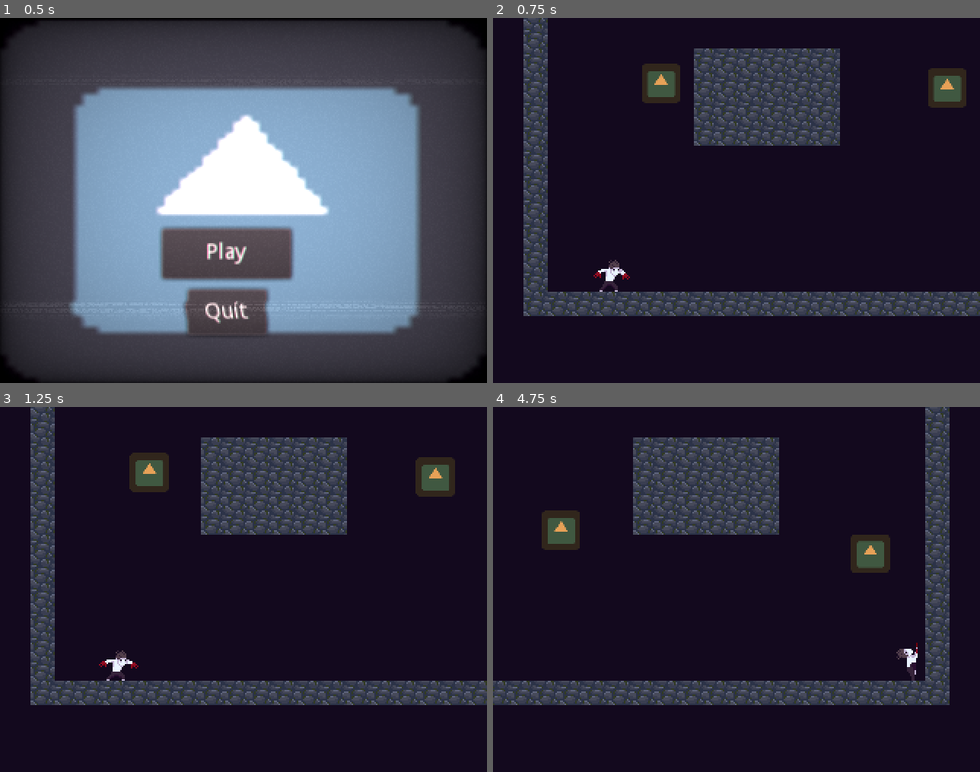
Above: before the commit, frames 1-4 (two rows, left to right).
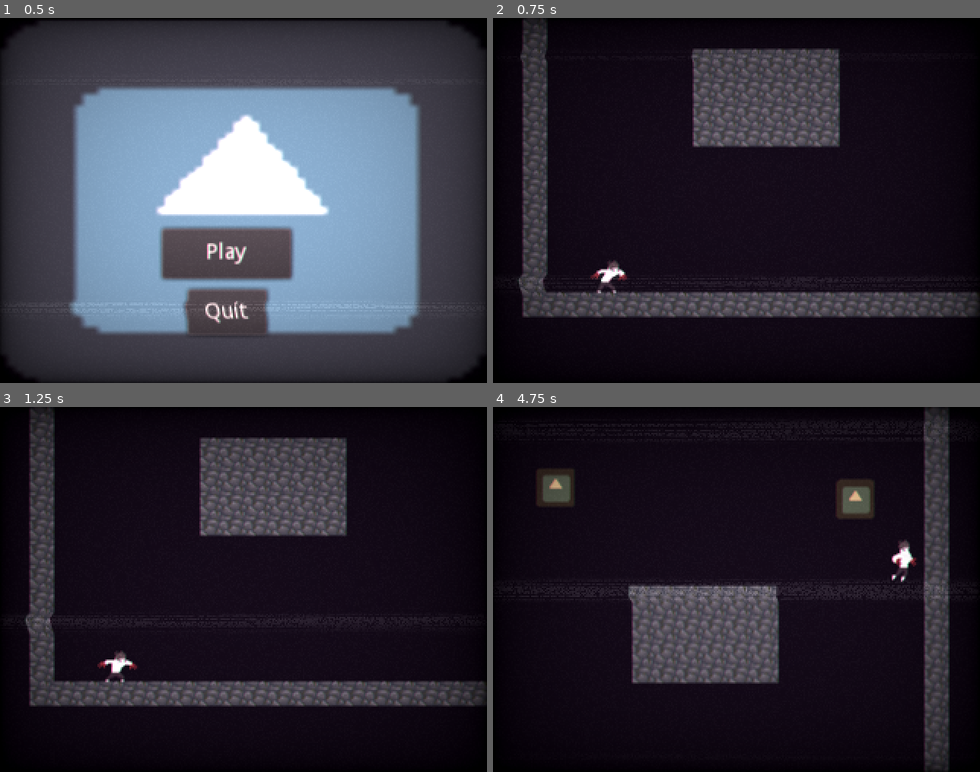
Above: after the commit, the same moments.

Repository: Luxxdev/GameJamPlus
Game: Godot game, scene res://Scenes/TitleScreen.tscn
The game is run twice, just before and just after one commit, with the same random seed, the same clock (stepped at 60 frames per second) and the same inputs. The engine's default icon, where the game draws it, is replaced by a stand-in: a white triangle on a blue panel in a dark square.
Inputs:
- Up to frame 1 (0.5 s): no input
- Up to frame 2 (0.75 s): click "Play" at 0.5 s
- Up to frame 3 (1.25 s): no input
- Up to frame 4 (4.75 s): hold Right (ui_right) 1.28-2.78 s; tap Space (Jump) at 1.35, 1.52, 1.82, 2.27, 2.3, 2.57, 2.85, 3.77, 3.8, 4.07, 4.35, 4.52 s; tap C (Dash) at 2.1, 3.6 s; hold Left (ui_left) 2.78-3.53 s; hold Right (ui_right) from 3.53 s (still down)

Frame 1 is identical in both runs. In frame 2, 15% of the frame differs, in the area x 0-100%, y 0-100%; in frame 3, 15%; in frame 4, 32%.

Commit message:
animations

Diff:
--- a/Scenes/TestScene.tscn
+++ b/Scenes/TestScene.tscn
@@ -66,7 +66,6 @@
 [node name="Node2D" type="Node2D"]
 
 [node name="CanvasLayer" type="CanvasLayer" parent="."]
-visible = false
 
 [node name="shader" type="ColorRect" parent="CanvasLayer"]
 material = SubResource( 5 )
@@ -118,7 +117,7 @@
 tile_data = PoolIntArray( -24903680, 0, 0, -24903661, 0, 0, -24838144, 0, 0, -24838125, 0, 0, -24772608, 0, 0, -2477258 …(29044 unchanged characters)…
 
 [node name="EnemySpawner" parent="." instance=ExtResource( 4 )]
-position = Vector2( 177, 112 )
+position = Vector2( 174, -14 )
 
 [node name="CollisionShape2D" parent="EnemySpawner/Area2D" index="0"]
 position = Vector2( -18, 0 )
--- a/Scripts/PlayerScript.gd
+++ b/Scripts/PlayerScript.gd
@@ -51,11 +51,9 @@
 	moveDir = Vector2(0,0)
 	if Input.is_action_pressed("ui_right") and !falling and inputEnabled:
 		moveDir.x = 1
-		lastXMovement = 1
 		move()
 	elif Input.is_action_pressed("ui_left") and !falling and inputEnabled:
 		moveDir.x = -1
-		lastXMovement = -1
 		move()
 	if Input.is_action_pressed("ui_up") and _check_is_valid_wall() and !falling and inputEnabled:
 		moveDir.y = -1
@@ -65,6 +63,12 @@
 		moveDir.y = 1
 #		moveDir.x = 0
 		move()
+
+	if motion.x > 0.1:
+		lastXMovement = 1
+	elif motion.x < -0.1:
+		lastXMovement = -1
+
 
 	if moveDir == Vector2(0,0):
 #		if is_on_floor():
@@ -131,6 +135,8 @@
 	else:
 		motion = move_and_slide(motion, UP)
 	HandleAnimations()
+	print(motion.x)
+
 
 func move():
 #	if invertControls:
@@ -236,39 +242,64 @@
 	canJump = false #IF não acertar um inimigo
 
 func HandleAnimations():
-	print(is_on_floor())
-	if moveDir.x > 0 and is_on_floor():
+	if Input.is_action_pressed("ui_right") and is_on_floor():
 		animPlayer.play("Run")
 		sprite.flip_h = false
-	elif moveDir.x < 0 and is_on_floor():
+	elif Input.is_action_pressed("ui_left") and is_on_floor():
 		animPlayer.play("Run")
 		sprite.flip_h = true
 	elif is_on_floor():
 		animPlayer.play("Idle")
-		sprite.flip_v = false
+		if lastXMovement > 0:
+			sprite.flip_h = false
+		elif lastXMovement < 0:
+			sprite.flip_h = true
+
 	elif _check_is_valid_wall():
 		if wallDirection == -1:
-			animPlayer.play("Climb")
-			sprite.flip_h = false
+			sprite.flip_h = false
+			animPlayer.play("Climb")
+			print("toquei")
 		elif wallDirection == 1:
-			animPlayer.play("Climb")
-			sprite.flip_h = true
-		if moveDir.y > 0:
+			sprite.flip_h = true
+			animPlayer.play("Climb")
+			print("toquei")
+
+		if Input.is_action_pressed("ui_down"):
 			sprite.flip_v = true
-		elif moveDir.y < 0:
+			animPlayer.play("Climb")
+		elif Input.is_action_pressed("ui_up"):
+			animPlayer.play("Climb")
 			sprite.flip_v = false
+		else:
+			yield(get_tree().create_timer(0.01), "timeout")
+			animPlayer.stop()
 	elif raycastUp.is_colliding():
-		animPlayer.play("Climb")
 		if moveDir.x > 0 || lastXMovement == 1:
 				sprite.rotation_degrees = 90
 				sprite.flip_h = true
 		elif moveDir.x < 0 || lastXMovement == -1:
 				sprite.rotation_degrees = -90
 				sprite.flip_h = false
+		animPlayer.play("Climb")
+		if Input.is_action_pressed("ui_left") || Input.is_action_pressed("ui_right"):
+			animPlayer.play("Climb")
+		else:
+			yield(get_tree().create_timer(0.01), "timeout")
+			animPlayer.stop()
 	else:
 		animPlayer.play("Jump")
 		sprite.flip_v = false
 		sprite.rotation_degrees = 0
+		if motion.x > 0:
+			sprite.flip_h = false
+		elif motion.x < 0:
+			sprite.flip_h = true
+		elif lastXMovement == 1:
+			sprite.flip_h = false
+		elif lastXMovement == -1:
+			sprite.flip_h = true
+
 
 func _on_DashTimer_timeout():
 	isDashing = false
